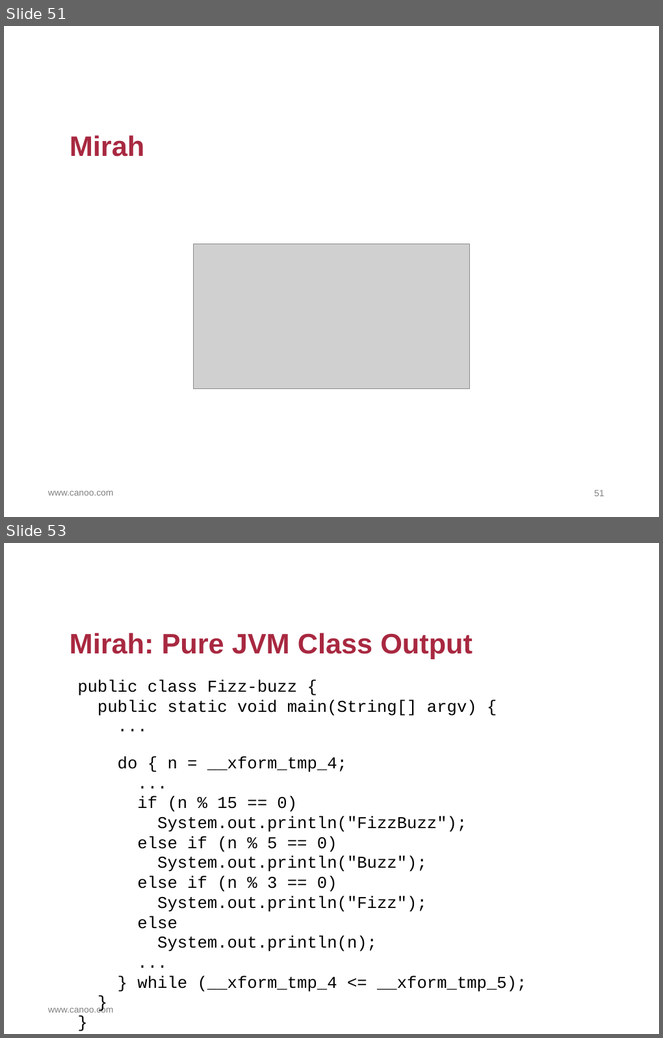
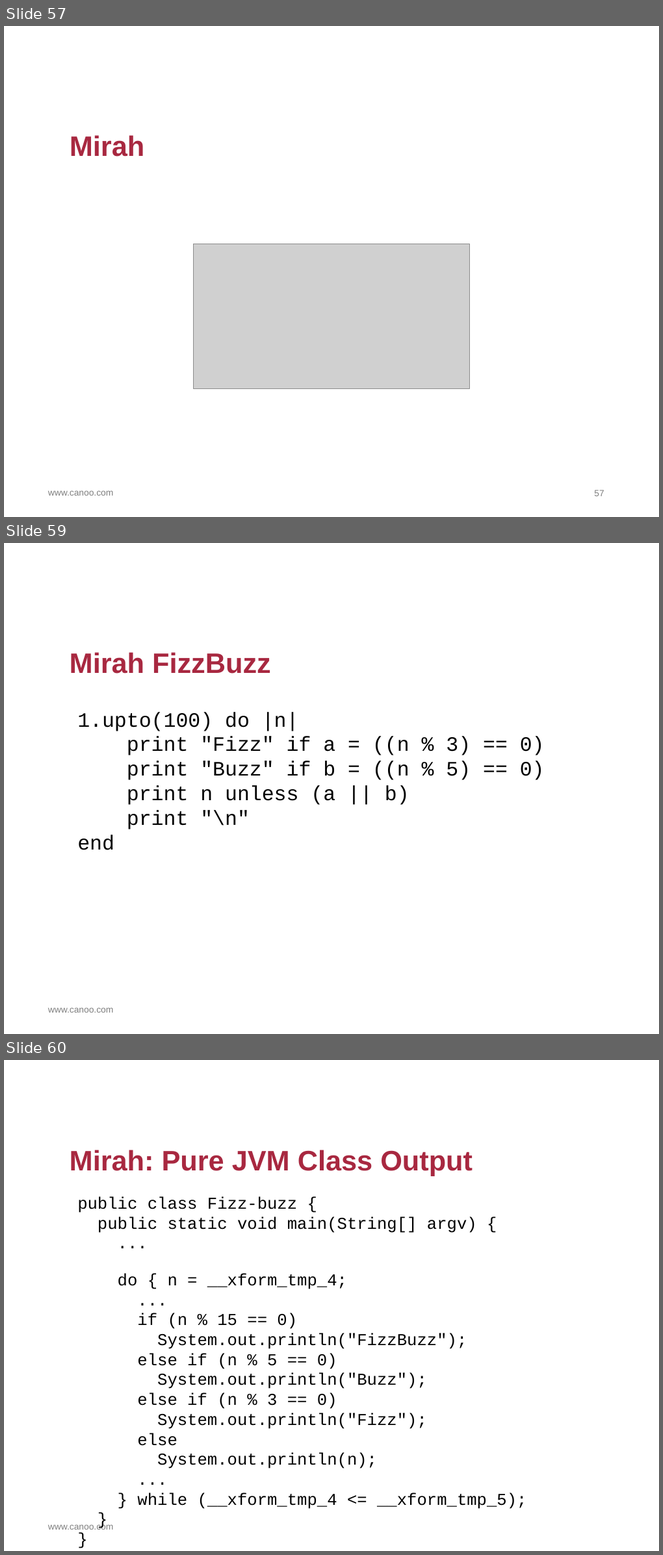
Before and after one commit to HamletDRC/presentations, a slide deck: asttransformations/AstTransformations.odp. Shown one above the other, each under a label of ours: slides 51 and 53 before the commit, slides 57, 59 and 60 after it; the slides between them are not shown. The pictures are 663x1038 and 663x1555 pixels, drawn with LibreOffice and Linux fonts; fonts in the diff are those of the drawing; grey boxes stand for pictures; background and template pictures are left out. Boxes give left, top, right and bottom in pixels: in the first picture for what was removed or moved away, otherwise in the second. Text is boxed around its words. In the diff, an @@ line names an element or a change of style, - is before the commit and + after.

```diff
--- a/asttransformations/AstTransformations.odp
+++ b/asttransformations/AstTransformations.odp
@@ slide 59 added at <box>4,543,659,1034</box>, background #FFFFFF; not listed: 1 template element that a slide beside it also shows @@
@@ title added at <box>70,652,271,674</box>, 44 pt, text #A82840, bold @@
+Mirah FizzBuzz
@@ text added at <box>77,712,545,850</box>, 32 pt, text #000000 @@
+1.upto(100) do |n|
+print "Fizz" if a = ((n % 3) == 0)
+print "Buzz" if b = ((n % 5) == 0)
+print n unless (a || b)
+print "\n"
+end
@@ what was slide 51 is now slide 57 @@
@@ page number at <box>594,490,604,497</box>: text changed @@
-51
+57
@@ what was slide 53 is now slide 60 @@
```
Also in this commit, not shown: 5 slides changed, 14 other slides added, 6 slides removed, 10 other files.
